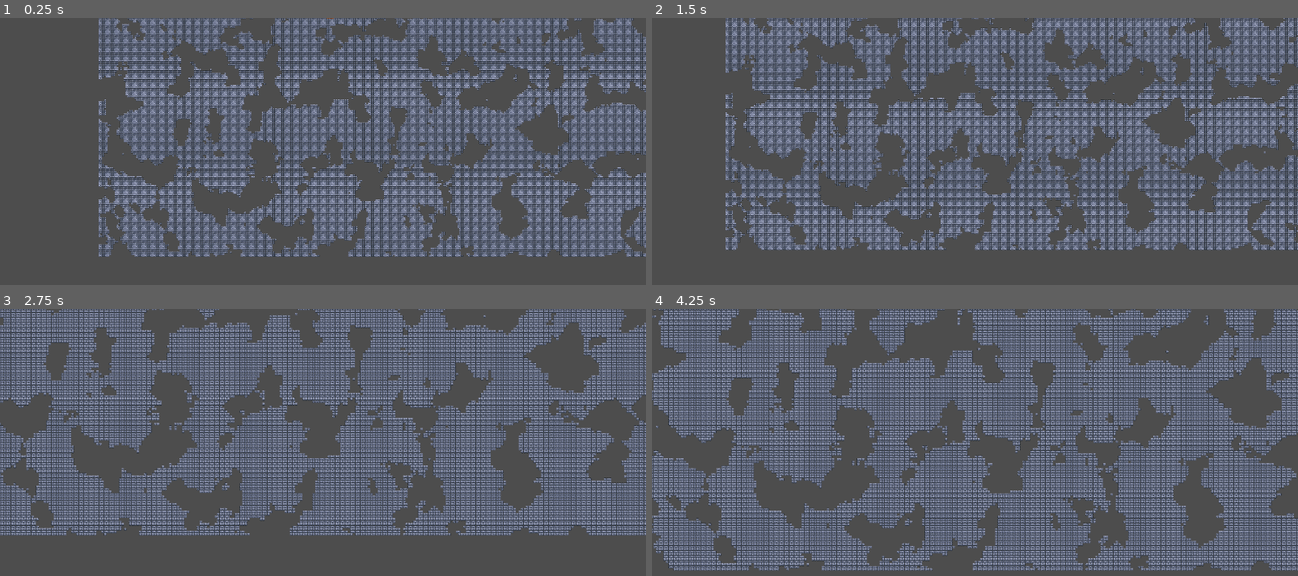
Above: before the commit, frames 1-4 (two rows, left to right).
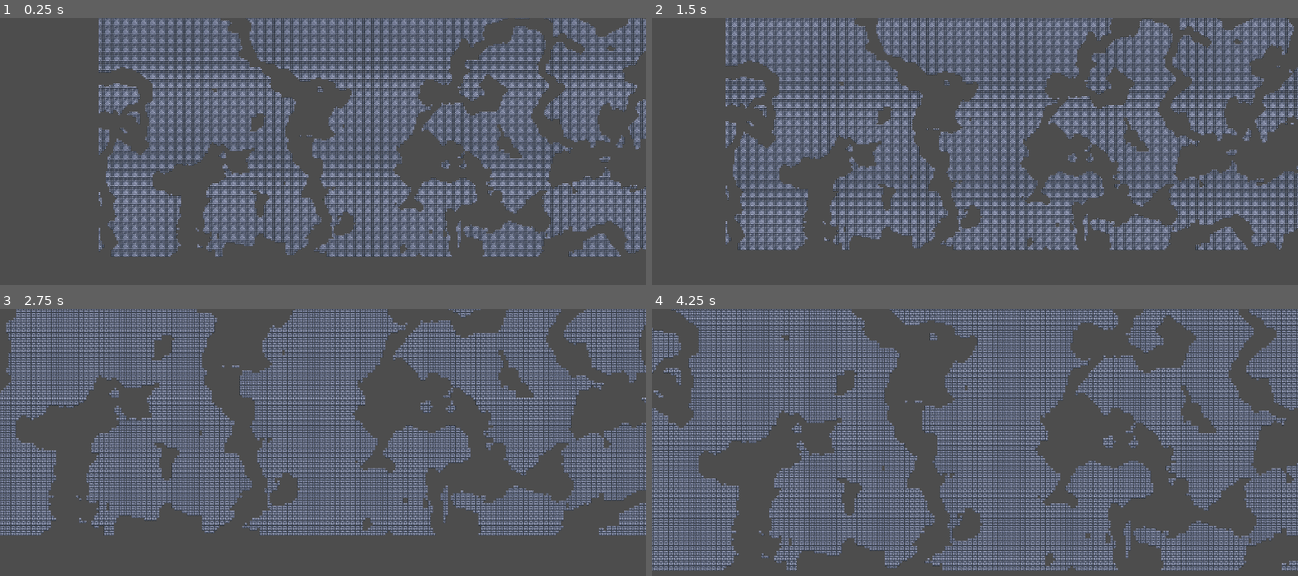
Above: after the commit, the same moments.

Repository: Mimovnik/Bieszczady
Game: Godot game, scene res://scenes/main.tscn
Two runs of this game, one before a commit and one after it. Both use one fixed random seed, a clock stepped at 60 frames per second and the inputs below.
Inputs (mouse positions are in pixels of both pictures, inside the frame that each line leads up to):
- Up to frame 1 (0.25 s): no input
- Up to frame 2 (1.5 s): tap Enter at 0.5 s; move the mouse to (1117, 180) at 0.52 s; hold D (right) 0.53-1.28 s; tap Mouse wheel up (zoom-in) at 0.6 s; move the mouse to (845, 218) at 1.27 s; hold S (down) from 1.28 s (still down); tap Mouse wheel down (zoom-out) at 1.35 s
- Up to frame 3 (2.75 s): move the mouse to (387, 410) at 2.02 s; release S (down) at 2.03 s; hold D (right) from 2.03 s (still down); tap Mouse wheel up (zoom-in) at 2.1 s
- Up to frame 4 (4.25 s): move the mouse to (942, 562) at 2.77 s; release D (right) at 2.78 s; hold W (up) 2.78-3.53 s; tap Mouse wheel down (zoom-out) at 2.85 s; move the mouse to (1168, 543) at 3.52 s; hold A (left) from 3.53 s (still down); tap Mouse wheel up (zoom-in) at 3.6 s

The runs differ from the first frame. In frame 1, 23% of the frame differs, in the area x 15-100%, y 0-90%; in frame 2, 24%; in frame 3, 27%; in frame 4, 31%, in the area x 0-100%, y 0-98%.

Commit message:
feat(terrain): better caves

Diff:
--- a/scenes/Terrain.gd
+++ b/scenes/Terrain.gd
@@ -10,31 +10,27 @@
 var dirt = Vector2i(0, 1)
 var stone = Vector2i(6, 1)
 
-@export
-var max_width: int = 100
+var cheese_cave_noise: FastNoiseLite = null
+var noodle_cave_noise: FastNoiseLite = null
+var height_noise: FastNoiseLite = null
 
-@export
-var max_height: int = 100
+@export var world_seed: int
 
-var noise: FastNoiseLite = null
+@export var max_width: int = 100
+@export var max_height: int = 100
 
-@export
-var frequency: float
+@export var cheese_cave_freq: float
+@export var cheese_cave_threshold: float
 
-@export
-var noise_seed: int
+@export var noodle_cave_freq: float
+@export var noodle_cave_threshold: float
 
-@export
-var cave_threshold: float
+@export var height_freq: float
+@export var height_threshold: float
+@export var steepness: float
+@export var minimum_height: float
 
-@export
-var dirt_layer: float
-
-@export
-var steepness: float
-
-@export
-var minimum_height: float
+@export var top_layer: float
 
 func _ready():
 	generate_terrain()
@@ -50,19 +46,28 @@
 			create_tile(Vector2i(x, y), tile)
 
 func choose_tile(x: int, y: int) -> Vector2i:
-	var height: int = noise.get_noise_1d(x) * steepness + minimum_height
-	# Create caves
-	if noise.get_noise_2d(x,y) < cave_threshold:
-		return no_tile
 
-	# Create hills
+	# ---Terrain shaping---
+	var height: int = height_noise.get_noise_1d(x) * steepness + minimum_height
+
 	if y > height:
 		return no_tile
 
+	# Create caves
+	var cave_density = cheese_cave_noise.get_noise_2d(x, y)
+	var height_factor = 1 - (float)(y) / height
+	if cave_density * height_factor < cheese_cave_threshold:
+		return no_tile
+
+	if abs(noodle_cave_noise.get_noise_2d(x,y)) < noodle_cave_threshold:
+		return no_tile
+
+
+	# ---Decorations---
 	if y == height:
 		return grass_dirt
 
-	if y > height - dirt_layer:
+	if y > height - top_layer:
 		return dirt
 
 	return stone
@@ -72,7 +77,17 @@
 	tile_map.set_cell(foreground, y_inverted_coords, 0, atlas_coords)
 
 func generate_noise():
-	noise = FastNoiseLite.new()
-	noise.noise_type = FastNoiseLite.TYPE_PERLIN
-	noise.frequency = frequency
-	noise.seed = noise_seed
+	cheese_cave_noise = FastNoiseLite.new()
+	cheese_cave_noise.noise_type = FastNoiseLite.TYPE_PERLIN
+	cheese_cave_noise.frequency = cheese_cave_freq
+	cheese_cave_noise.seed = world_seed
+
+	noodle_cave_noise = FastNoiseLite.new()
+	noodle_cave_noise.noise_type = FastNoiseLite.TYPE_PERLIN
+	noodle_cave_noise.frequency = noodle_cave_freq
+	noodle_cave_noise.seed = world_seed
+
+	height_noise = FastNoiseLite.new()
+	height_noise.noise_type = FastNoiseLite.TYPE_PERLIN
+	height_noise.frequency = height_freq
+	height_noise.seed = world_seed
--- a/scenes/main.tscn
+++ b/scenes/main.tscn
@@ -6,9 +6,14 @@
 [node name="Main" type="Node2D"]
 
 [node name="Terrain" parent="." instance=ExtResource("1_rhgbe")]
+world_seed = 2
 max_width = 500
 max_height = 200
-cave_threshold = -0.1
+cheese_cave_freq = 0.03
+cheese_cave_threshold = -0.1
+noodle_cave_freq = 0.01
+noodle_cave_threshold = 0.05
+height_freq = 0.03
 minimum_height = 150.0
 
 [node name="Player" parent="." instance=ExtResource("3_y377t")]
--- a/scenes/terrain.tscn
+++ b/scenes/terrain.tscn
@@ -138,12 +138,9 @@
 
 [node name="Terrain" type="Node2D"]
 script = ExtResource("1_0lipy")
-frequency = 0.05
-noise_seed = 1
-cave_threshold = -1.0
-dirt_layer = 10.0
 steepness = 20.0
 minimum_height = 50.0
+top_layer = 8.0
 
 [node name="TileMap" type="TileMap" parent="."]
 tile_set = SubResource("TileSet_7lqgg")
